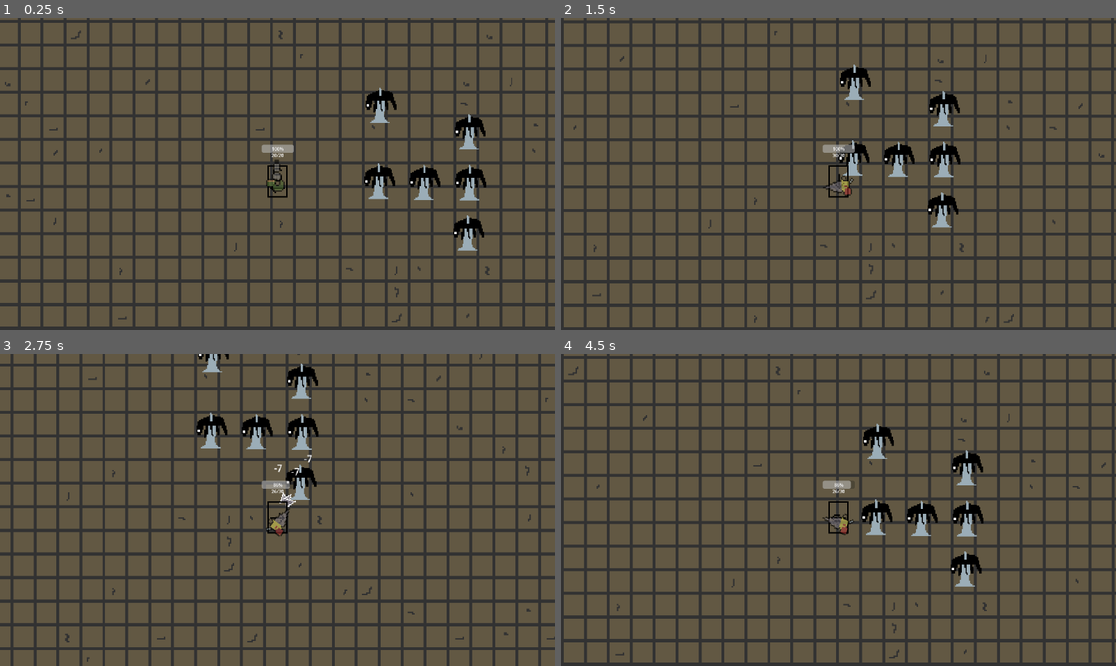
Above: before the commit, frames 1-4 (two rows, left to right).
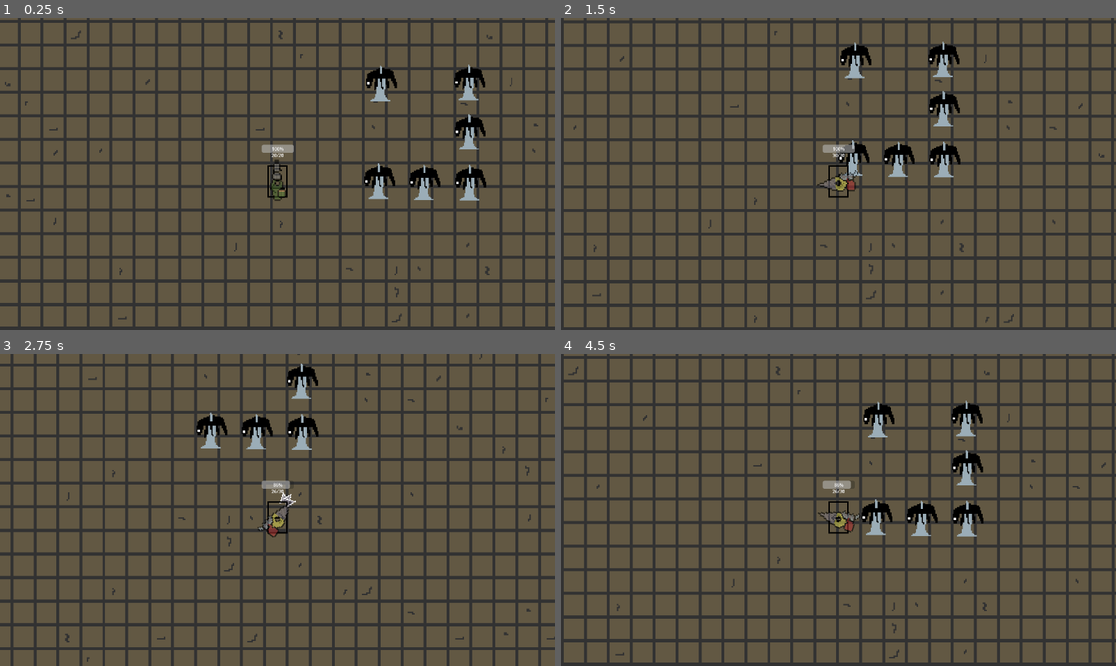
Above: after the commit, the same moments.

Repository: NikitinMaksim/Coursework_2023
Game: Godot game, scene res://Main_scene.tscn
Two runs of this game, one before a commit and one after it. Both use one fixed random seed, a clock stepped at 60 frames per second and the inputs below.
Inputs (mouse positions are in pixels of both pictures, inside the frame that each line leads up to):
- Up to frame 1 (0.25 s): no input
- Up to frame 2 (1.5 s): tap Enter at 0.5 s; move the mouse to (960, 158) at 0.52 s; press the mouse at (960, 158) at 0.53 s; hold D (move_right) 0.53-1.28 s; move the mouse to (727, 189) at 1.27 s; release the mouse at (727, 189) at 1.28 s; hold S (move_down) from 1.28 s (still down); tap E (swap_weapon) at 1.35 s
- Up to frame 3 (2.75 s): move the mouse to (333, 441) at 2.02 s; release S (move_down) at 2.03 s; press the mouse at (333, 441) at 2.03 s; hold D (move_right) from 2.03 s (still down)
- Up to frame 4 (4.5 s): move the mouse to (810, 572) at 2.77 s; release D (move_right) at 2.78 s; release the mouse at (810, 572) at 2.78 s; hold W (move_up) 2.78-3.53 s; tap E (swap_weapon) at 2.85, 4.35 s; move the mouse to (1005, 556) at 3.52 s; press the mouse at (1005, 556) at 3.53 s; hold A (move_left) from 3.53 s (still down); tap R (reload) at 4.15 s; move the mouse to (672, 463) at 4.27 s; release the mouse at (672, 463) at 4.28 s

The runs differ from the first frame. In frame 1, 1.4% of the frame differs, in the area x 47-88%, y 14-75%; in frame 2, 1.6%; in frame 3, 0.8%; in frame 4, 1.6%, in the area x 46-76%, y 14-75%.
Error in both runs: Invalid assignment of property or key 'max_pierce' with value of type 'int' on a base object of type 'Node2D (bullet.gd)'. (res://Player/Player.gd:69)

Commit message:
Weapons done

Diff:
--- /dev/null
+++ b/Turn up the heat/Component/HealthComponent.gd
@@ -0,0 +1,19 @@
+extends Node2D
+class_name HealthComponent
+
+@export var Max_health : float = 10.0
+@export var text_spread:int = 15
+
+var health: float
+
+func _ready():
+	health = Max_health
+
+func damage(attack: float):
+	var new_popup = preload("res://UI/damage_popup.tscn").instantiate()
+	new_popup.damage_dealt = attack
+	new_popup.position = position + Vector2(randf_range(-text_spread,text_spread),randf_range(-text_spread,text_spread))
+	get_parent().add_child(new_popup)
+	health -= attack
+	if health<=0:
+		get_parent().queue_free()
--- /dev/null
+++ b/Turn up the heat/Component/HitboxComponent.gd
@@ -0,0 +1,8 @@
+extends Area2D
+class_name HitboxComponent
+
+@export var health_component : HealthComponent
+
+func damage(attack:float):
+	if health_component:
+		health_component.damage(attack)
--- /dev/null
+++ b/Turn up the heat/Component/health_component.tscn
@@ -0,0 +1,6 @@
+[gd_scene load_steps=2 format=3 uid="uid://dup4aygtorqy0"]
+
+[ext_resource type="Script" path="res://Component/HealthComponent.gd" id="1_iw5ry"]
+
+[node name="HealthComponent" type="Node2D"]
+script = ExtResource("1_iw5ry")
--- /dev/null
+++ b/Turn up the heat/Component/hitbox_component.tscn
@@ -0,0 +1,6 @@
+[gd_scene load_steps=2 format=3 uid="uid://bgx54257k05ql"]
+
+[ext_resource type="Script" path="res://Component/HitboxComponent.gd" id="1_678c7"]
+
+[node name="HitboxComponent" type="Area2D"]
+script = ExtResource("1_678c7")
--- a/Turn up the heat/Main_scene.tscn
+++ b/Turn up the heat/Main_scene.tscn
@@ -238,10 +238,10 @@
 position = Vector2(692.517, 62.6615)
 
 [node name="Target_dummy4" parent="." instance=ExtResource("3_jq3h0")]
-position = Vector2(685.46, 233.023)
+position = Vector2(689.493, -277.082)
 
 [node name="Target_dummy5" parent="." instance=ExtResource("3_jq3h0")]
-position = Vector2(380.027, -199.734)
+position = Vector2(382.043, -274.144)
 
 [node name="Target_dummy6" parent="." instance=ExtResource("3_jq3h0")]
 position = Vector2(690.501, -109.658)
--- a/Turn up the heat/Player/Gun.gd
+++ b/Turn up the heat/Player/Gun.gd
@@ -1,8 +1,4 @@
 extends Sprite2D
-
-@onready var marker_2d = $Marker2D
-@onready var player = $".."
-var x_offset: int = 0
 
 func _process(_delta):
 	look_at(get_global_mouse_position())
--- a/Turn up the heat/Player/ReloadProgressBar.gd
+++ b/Turn up the heat/Player/ReloadProgressBar.gd
@@ -1,12 +1,8 @@
 extends ProgressBar
+
 @onready var timer_reload = $"../../Timer_reload"
 @onready var player = $"../.."
 
-
-# Called when the node enters the scene tree for the first time.
-func _ready():
-	pass
-# Called every frame. 'delta' is the elapsed time since the previous frame.
 func _process(_delta):
 	if not timer_reload.is_stopped():
 		max_value = timer_reload.wait_time
--- a/Turn up the heat/Resources/Bullets/bullet.gd
+++ b/Turn up the heat/Resources/Bullets/bullet.gd
@@ -4,24 +4,23 @@
 @export var max_distance: int = 100
 @export var max_pierce: int = 0
 @export var max_bounces: int = 0
+
 var current_bounces: int = 0
 var current_pierce: int = 0
 var attack: float
 var remaining_distance: int = 100
 var bounce_distance: int = 700
-# Called when the node enters the scene tree for the first time.
+
 func _ready():
 	remaining_distance = max_distance
 	current_pierce = max_pierce
 	current_bounces = max_bounces
 
-# Called every frame. 'delta' is the elapsed time since the previous frame.
 func _process(delta):
 	position += transform.x * speed * delta
 	remaining_distance -= speed
 	if (remaining_distance<0):
 		queue_free()
-
 
 func _on_area_2d_area_entered(area):
 	if area is HitboxComponent:
--- a/Turn up the heat/Resources/Melee hits/Melee_projectile.gd
+++ b/Turn up the heat/Resources/Melee hits/Melee_projectile.gd
@@ -2,21 +2,19 @@
 
 @export var max_distance: int = 700
 @export var speed: int = 100
+@export var attack: float
+
 var remaining_distance: int = 100
-@export var attack: float
-# Called when the node enters the scene tree for the first time.
+
 func _ready():
 	remaining_distance = max_distance
 
-
-# Called every frame. 'delta' is the elapsed time since the previous frame.
 func _process(delta):
 	position += transform.x * speed * delta
 	remaining_distance -= speed
 	if (remaining_distance<0):
 		queue_free()
 
-
 func _on_area_2d_area_entered(area):
 	if area is HitboxComponent:
 		area.damage(attack)
--- a/Turn up the heat/Resources/bullet.gd
+++ b/Turn up the heat/Resources/bullet.gd
@@ -2,12 +2,12 @@
 
 @export var speed: int = 750
 @export var max_distance: int = 100
+
 var remaining_distance: int = 100
-# Called when the node enters the scene tree for the first time.
+
 func _ready():
 	remaining_distance = max_distance
 
-# Called every frame. 'delta' is the elapsed time since the previous frame.
 func _process(delta):
 	position += transform.x * speed * delta
 	remaining_distance -= speed
--- /dev/null
+++ b/Turn up the heat/UI/Damage_popup.gd
@@ -0,0 +1,10 @@
+extends Control
+
+@export var damage_dealt: float
+
+func _ready():
+	$Timer.start()
+	$Label.text = "-"+str(damage_dealt)
+
+func _on_timer_timeout():
+	queue_free()
--- /dev/null
+++ b/Turn up the heat/UI/damage_popup.tscn
@@ -0,0 +1,31 @@
+[gd_scene load_steps=2 format=3 uid="uid://cmpovjam8wg3v"]
+
+[ext_resource type="Script" path="res://UI/Damage_popup.gd" id="1_mpuea"]
+
+[node name="Damage_popup" type="Control"]
+y_sort_enabled = true
+layout_mode = 3
+anchors_preset = 15
+anchor_right = 1.0
+anchor_bottom = 1.0
+offset_left = -13.0
+offset_top = 4.0
+offset_right = -1165.0
+offset_bottom = -644.0
+grow_horizontal = 2
+grow_vertical = 2
+scale = Vector2(0.5, 0.5)
+script = ExtResource("1_mpuea")
+
+[node name="Label" type="Label" parent="."]
+layout_mode = 0
+offset_left = -18.0
+offset_top = -38.5
+offset_right = 56.0
+offset_bottom = -12.5
+text = "-10"
+
+[node name="Timer" type="Timer" parent="."]
+one_shot = true
+
+[connection signal="timeout" from="Timer" to="." method="_on_timer_timeout"]
--- a/Turn up the heat/target_dummy.tscn
+++ b/Turn up the heat/target_dummy.tscn
@@ -1,8 +1,8 @@
 [gd_scene load_steps=5 format=3 uid="uid://tkfoeiya5d55"]
 
-[ext_resource type="PackedScene" uid="uid://dup4aygtorqy0" path="res://health_component.tscn" id="1_gqidf"]
+[ext_resource type="PackedScene" uid="uid://dup4aygtorqy0" path="res://Component/health_component.tscn" id="1_gqidf"]
 [ext_resource type="Texture2D" uid="uid://bjeuuy7qfpiqi" path="res://Temp_images/target_dummy.png" id="1_jv7jo"]
-[ext_resource type="PackedScene" uid="uid://bgx54257k05ql" path="res://hitbox_component.tscn" id="2_u8jv1"]
+[ext_resource type="PackedScene" uid="uid://bgx54257k05ql" path="res://Component/hitbox_component.tscn" id="2_u8jv1"]
 
 [sub_resource type="RectangleShape2D" id="RectangleShape2D_up6u3"]
 size = Vector2(27.25, 30)
Binary file changed: Turn up the heat/Temp_images/Drill.png
Binary file changed: Turn up the heat/Temp_images/Gun.png
